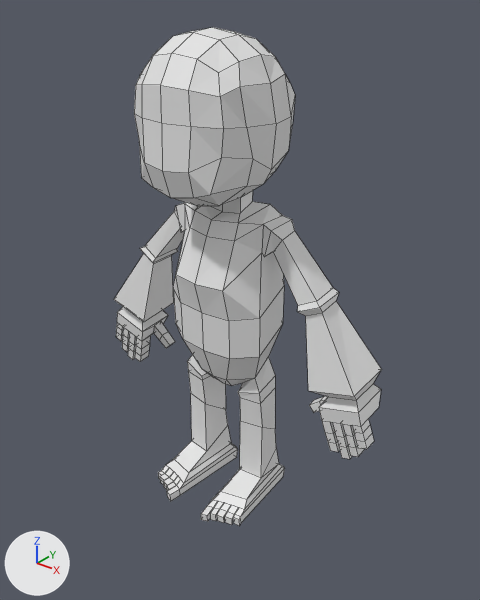
One commit to the Blender file Assets/Models/hero.blend: the scene before it, then after it.
One viewpoint serves both versions: a 50 mm camera at (2.61, -3.02, 3.48) aimed at (0.22, -0.04, 1.63). The lights are fixed; the arrows at lower left show +X, +Y and +Z. Mesh edges are drawn as thin lines. The same objects are shown in both versions, whatever each file hides. Materials are left out; every surface is plain grey.

In view in the first picture: 'Hero'.
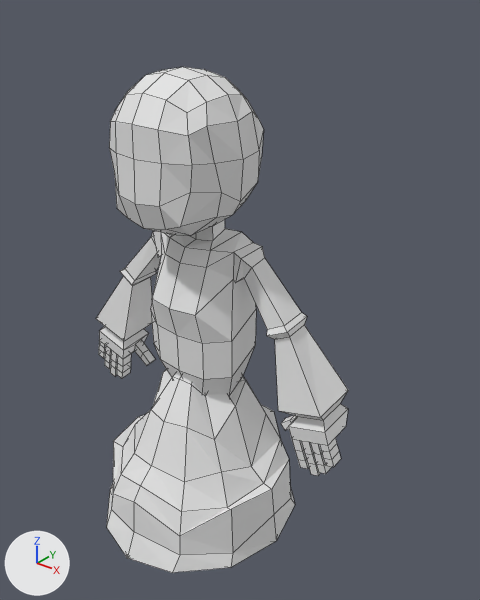
Boxes (x1, y1, x2, y2) around the edits, measured in the pictures (480 x 600 px):
'Hero', reshaped, moved, rescaled: before (114, 27, 382, 526); after (96, 67, 348, 573)
part 1 of me_cube_002, added: after (107, 369, 295, 573)

Patch to the scene script:
```diff
--- a/Assets/Models/hero.blend.py
+++ b/Assets/Models/hero.blend.py
@@ me_cube_002 @@
 # used by ob_hero; location = (0.0, 0.0, 0.0); scale = (0.526, 0.526, 0.526)
-me_cube_002.from_pydata(...)  # 288 vertices, 256 faces; spans x 0.0..2.19, y -0.86..0.89, z 0.0..6.13
+me_cube_002.from_pydata(...)  # 338 vertices, 303 faces; spans x 0.0..2.19, y -1.46..1.58, z -0.09..6.13
+# me_cube_002 part 1: a new loose piece of 50 vertices spanning x 0.0..1.41, y -1.46..1.58, z -0.09..2.45
@@ ob_hero @@
 ob_hero = bpy.data.objects.new('Hero', me_cube_002)
-ob_hero.location = (0.0, 0.0, 0.0)
-ob_hero.scale = (0.526, 0.526, 0.526)
+ob_hero.location = (0.0, -0.249, 0.044)
+ob_hero.scale = (0.489, 0.489, 0.489)
 _m = ob_hero.modifiers.new('Mirror', 'MIRROR')
```
